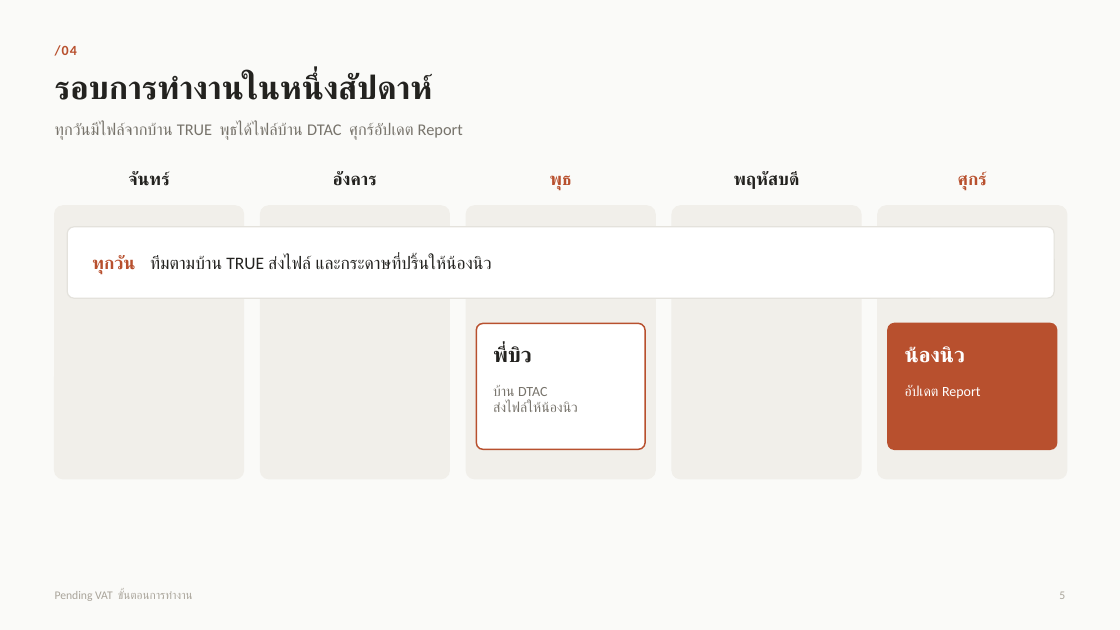
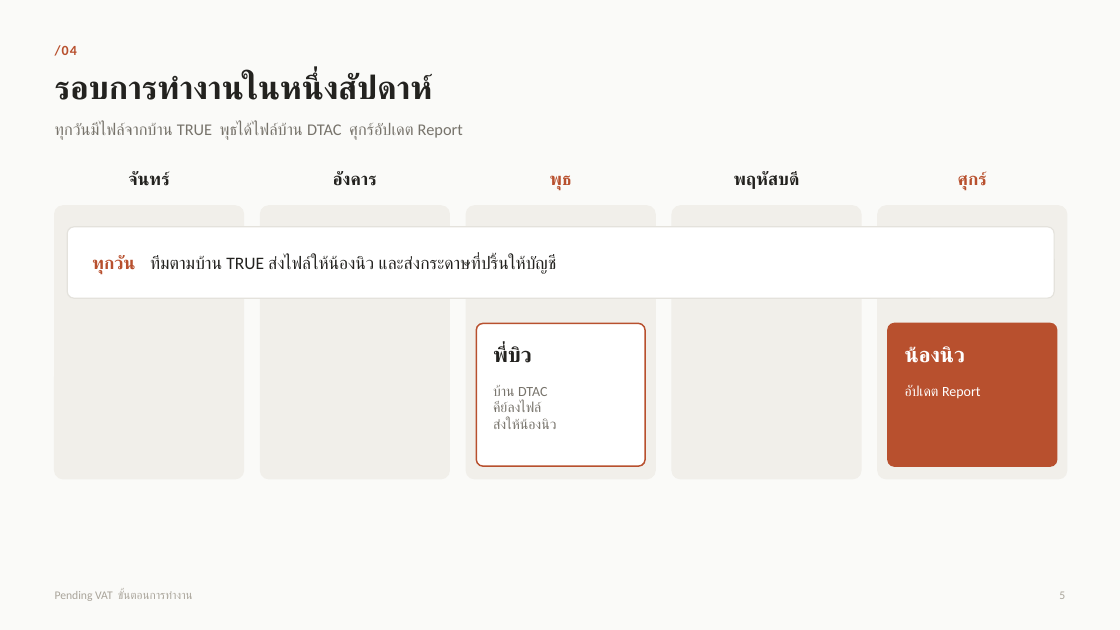
Before and after one commit to PatcharasitP/DAX, a slide deck: slide 5 of Pending_VAT_Workflow.pptx. Drawn at 1120x630 pixels with LibreOffice and Linux fonts; fonts in the diff are those of the drawing. Boxes give left, top, right and bottom in pixels: in the first picture for what was removed or moved away, otherwise in the second. Text is boxed around its words. In the diff, an @@ line names an element or a change of style, - is before the commit and + after.

Commit message:
แก้สไลด์ Pending VAT เพิ่มพี่นุช กระดาษที่ปริ้นส่งบัญชี พี่บิวคีย์ลงไฟล์

```diff
--- a/Pending_VAT_Workflow.pptx
+++ b/Pending_VAT_Workflow.pptx
@@ text at box(92, 256, 556, 275): text changed @@
-ทุกวัน ทีมตามบ้าน TRUE ส่งไฟล์ และกระดาษที่ปริ้นให้น้องนิว
+ทุกวัน ทีมตามบ้าน TRUE ส่งไฟล์ให้น้องนิว และส่งกระดาษที่ปริ้นให้บัญชี
@@ rounded rectangle: place and size @@
-rounded rectangle at box(476, 323, 645, 450)
+rounded rectangle at box(476, 323, 645, 466)
@@ rounded rectangle at box(476, 323, 645, 466): proportions changed @@
@@ rounded rectangle at box(888, 323, 1057, 466): proportions changed @@
@@ rounded rectangle: place and size @@
-rounded rectangle at box(888, 323, 1057, 450)
+rounded rectangle at box(888, 323, 1057, 466)
@@ text at box(493, 401, 556, 429): text changed @@
-ส่งไฟล์ให้น้องนิว
+คีย์ลงไฟล์
+ส่งให้น้องนิว
```
Also in this commit, not shown: 4 other slides changed.
